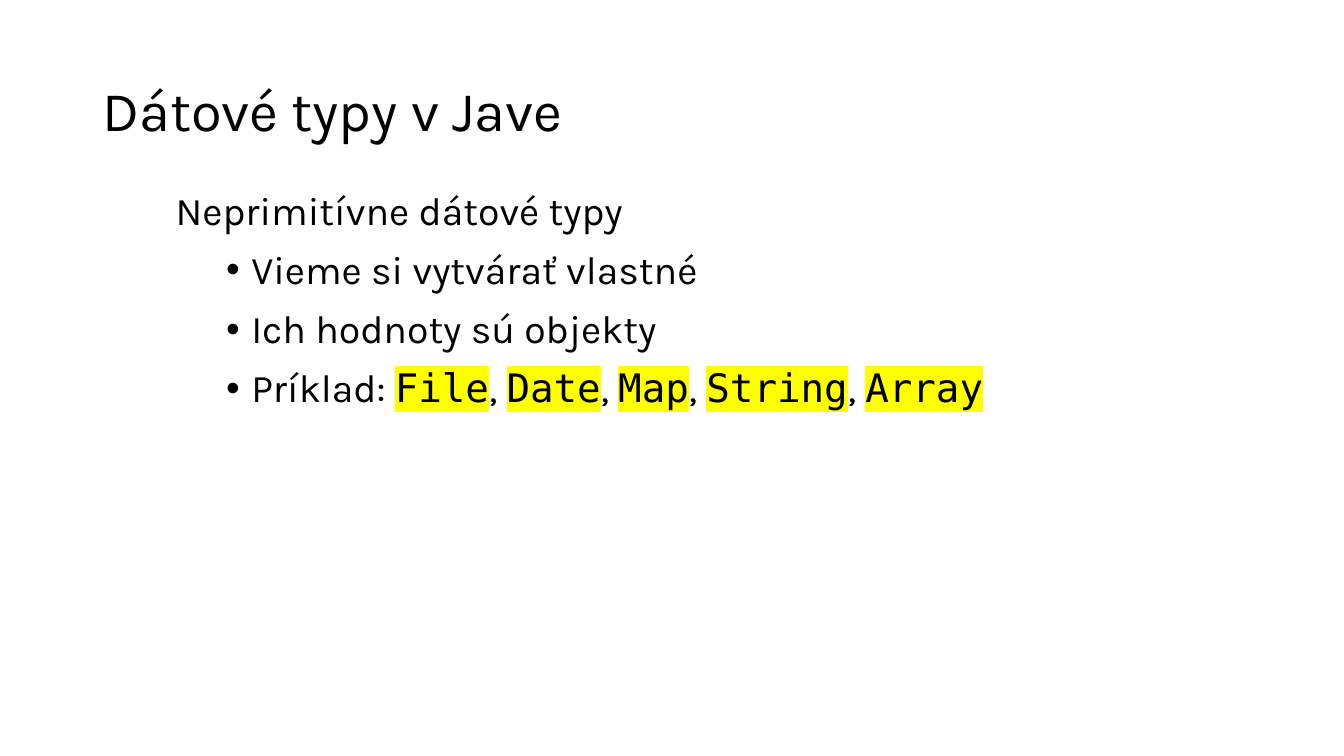
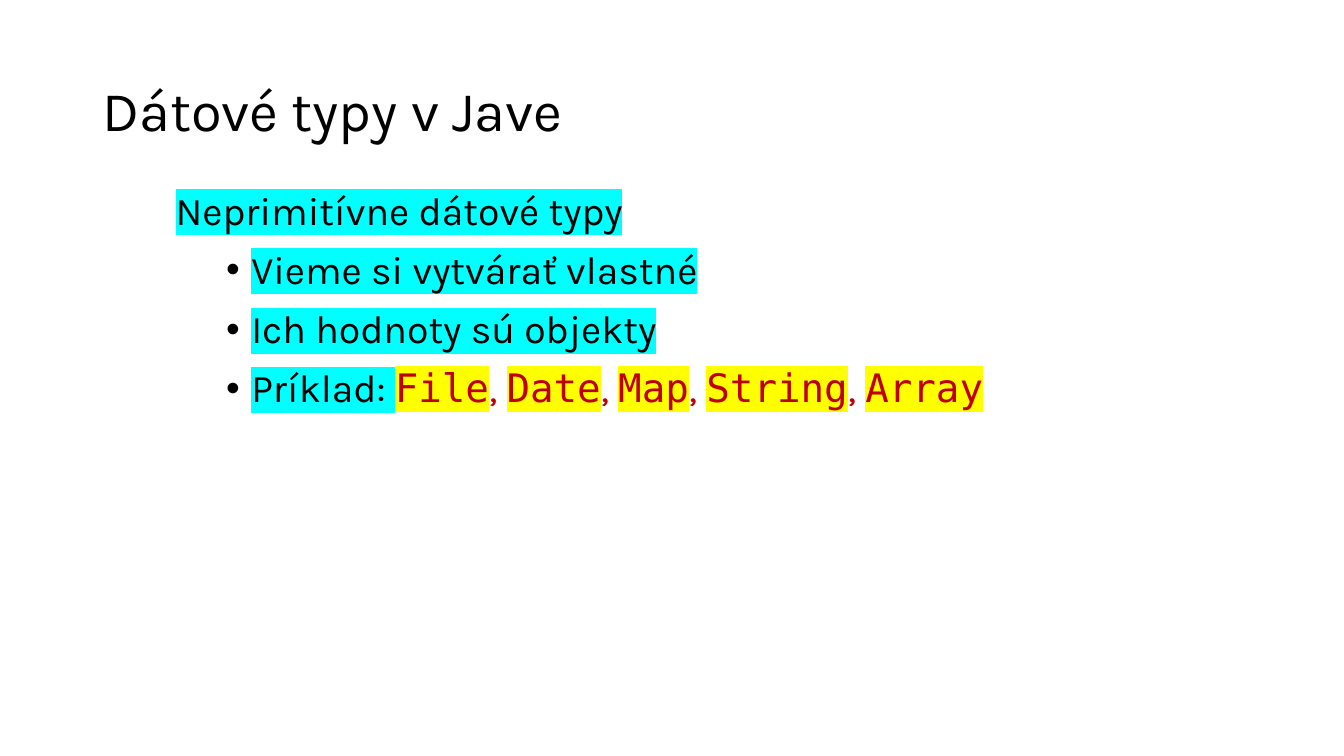
Before and after one commit to wagjo/oop, a slide deck: slide 6 of prezentacie/t02w.pptx. Drawn at 1344x756 pixels with LibreOffice and Linux fonts; fonts in the diff are those of the drawing. Boxes give left, top, right and bottom in pixels: in the first picture for what was removed or moved away, otherwise in the second. Text is boxed around its words. In the diff, an @@ line names an element or a change of style, - is before the commit and + after.

```diff
--- a/prezentacie/t02w.pptx
+++ b/prezentacie/t02w.pptx
@@ text "Neprimitívne dátové typy" at bbox=[176, 190, 983, 411]: highlight none to #00FFFF in "Neprimitívne dátové typy", "Vieme si vytvárať vlastné", "Ich hodnoty sú objekty", "Príklad:"; text colour #000000 to #C00000 in "File, Date, Map, String, Array" @@
```
Also in this commit, not shown: 6 other slides changed, 3 other files.
